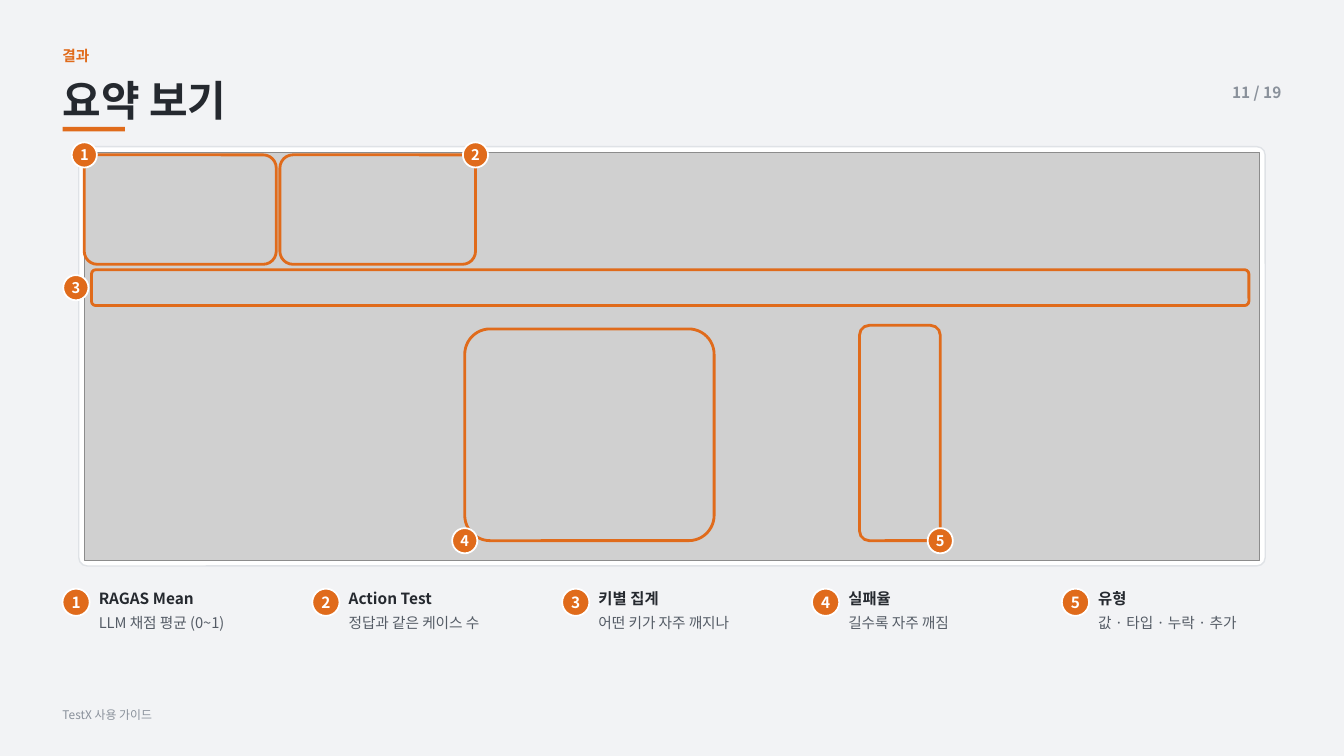
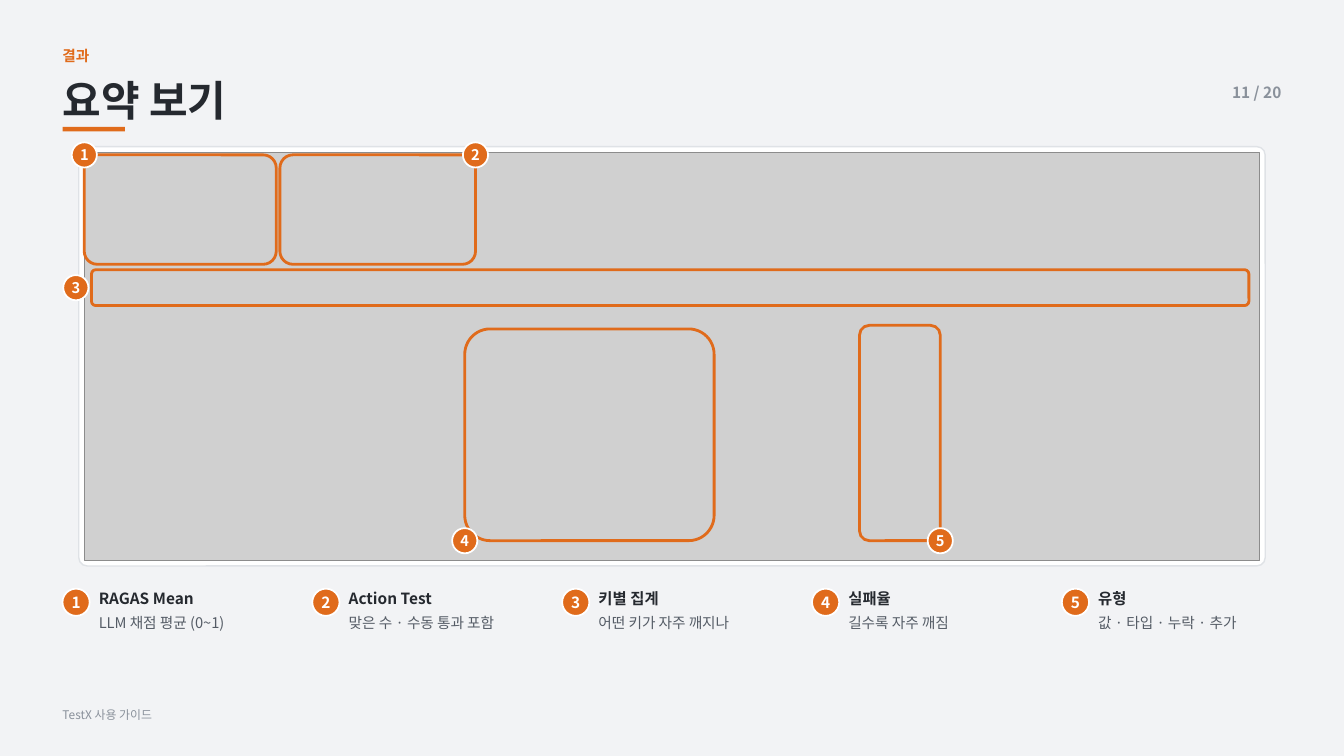
Before and after one commit to devGWeloper/AutoPrompt, a slide deck: slide 12 of TestX 사용 가이드.pptx. Drawn at 1344x756 pixels with LibreOffice and Linux fonts; fonts in the diff are those of the drawing; grey boxes stand for pictures. Boxes give left, top, right and bottom in pixels: in the first picture for what was removed or moved away, otherwise in the second. Text is boxed around its words. In the diff, an @@ line names an element or a change of style, - is before the commit and + after.

```diff
--- a/TestX 사용 가이드.pptx
+++ b/TestX 사용 가이드.pptx
@@ text at (1232, 86, 1281, 98): text changed @@
-11 / 19
+11 / 20
@@ text at (349, 616, 494, 629): text changed @@
-정답과 같은 케이스 수
+맞은 수 · 수동 통과 포함
```
Also in this commit, not shown: 18 other slides changed, 1 slide added, 6 other files.
